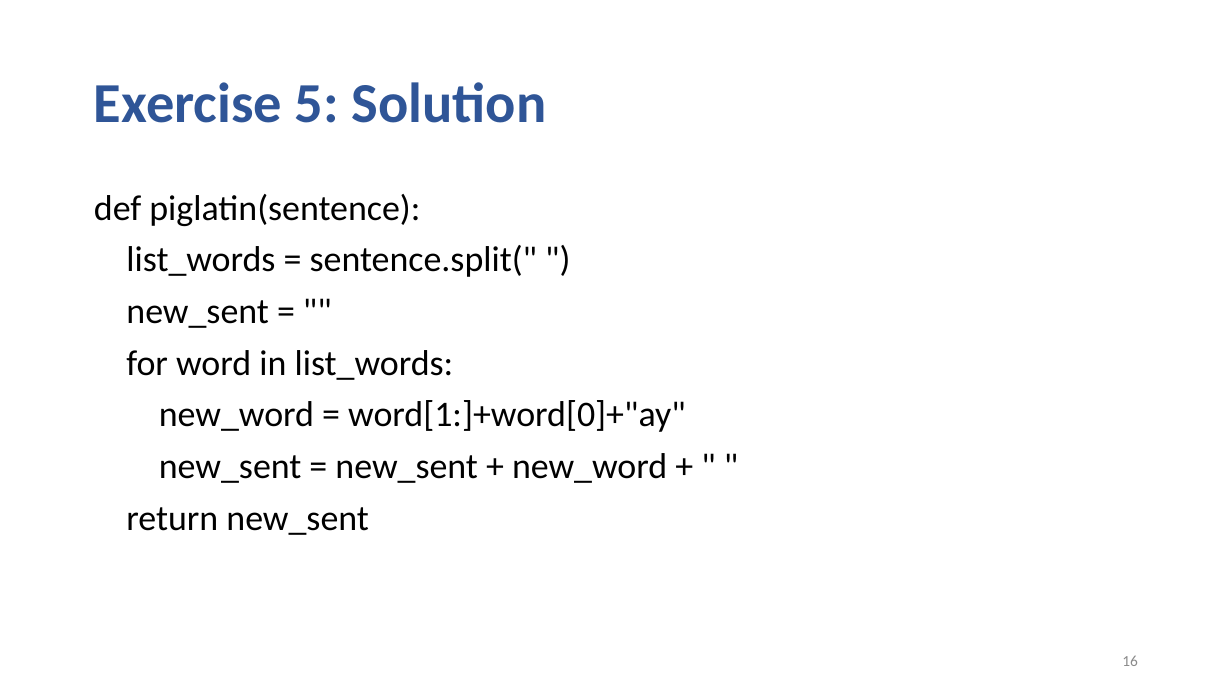
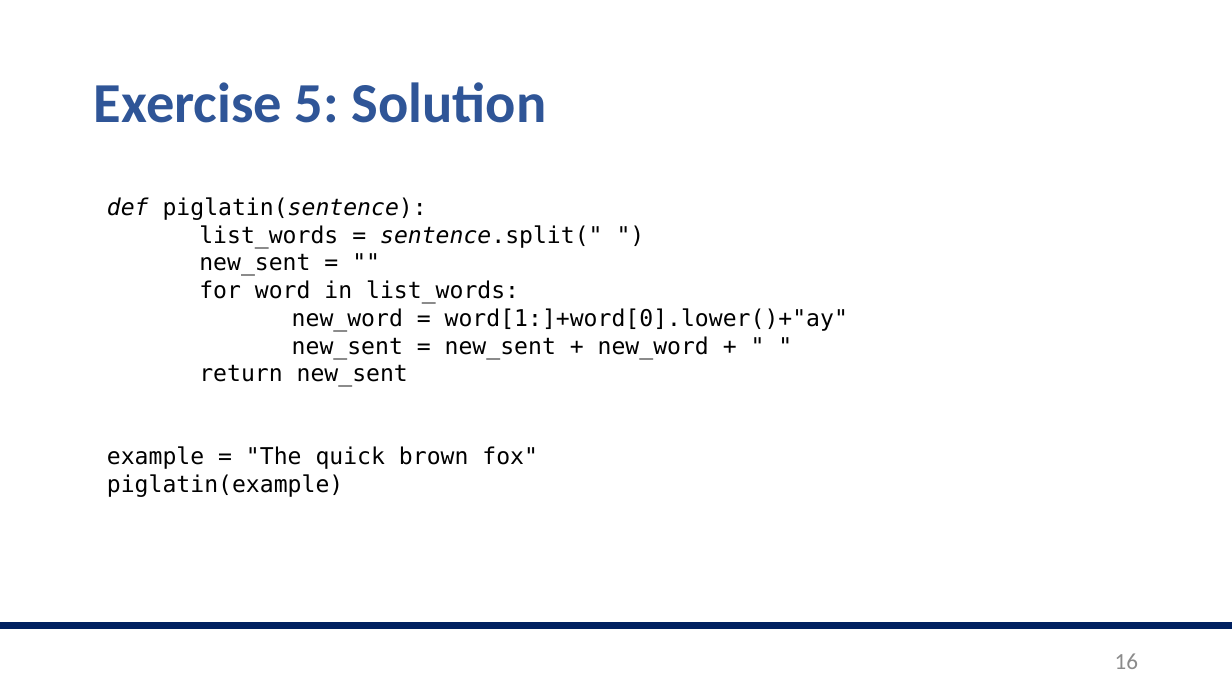
Before and after one commit to valegiunchiglia/2022-Module3-ImperialCollege, a slide deck: slide 16 of Day1/Day1.pptx. Drawn at 1232x693 pixels with LibreOffice and Linux fonts; fonts in the diff are those of the drawing. Boxes give left, top, right and bottom in pixels: in the first picture for what was removed or moved away, otherwise in the second. Text is boxed around its words. In the diff, an @@ line names an element or a change of style, - is before the commit and + after.

```diff
--- a/Day1/Day1.pptx
+++ b/Day1/Day1.pptx
@@ text "def piglatin(sentence):": place and size @@
-text "def piglatin(sentence):" at (94,194,685,535)
+text "def piglatin(sentence):" at (107,197,848,497)
@@ text at (107,197,709,387): size 28 to 18 pt, font Calibri to DejaVu Sans Mono in "def piglatin(sentence):", "list_words = sentence.split(" ")", "new_sent = """, "for word in list_words:" and 2 more places; italic on in "def piglatin(sentence):", "sentence.split(""; line spacing 0.9 to 1; less space between paragraphs @@
@@ text at (292,308,848,332): text changed; size 28 to 18 pt; font Calibri to DejaVu Sans Mono @@
-new_word = word[1:]+word[0]+"ay"
+new_word = word[1:]+word[0].lower()+"ay"
@@ text at (107,446,538,497): paragraphs added @@
+example = "The quick brown fox"
+piglatin(example)
@@ line added from (0, 626) to (1232, 626), #002060 6 pt @@
@@ page number at (1115,653,1138,669): size 12 to 18 pt @@
```
Also in this commit, not shown: 17 other slides changed, 2 other files.
